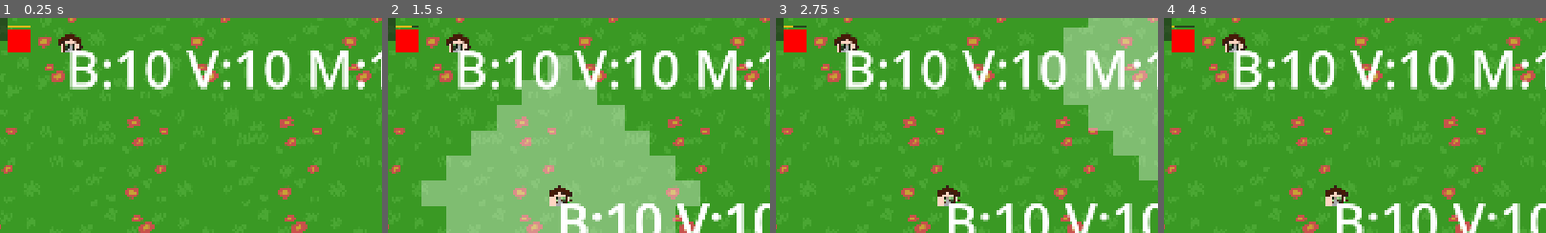
Above: before the commit, frames 1-4 (left to right).
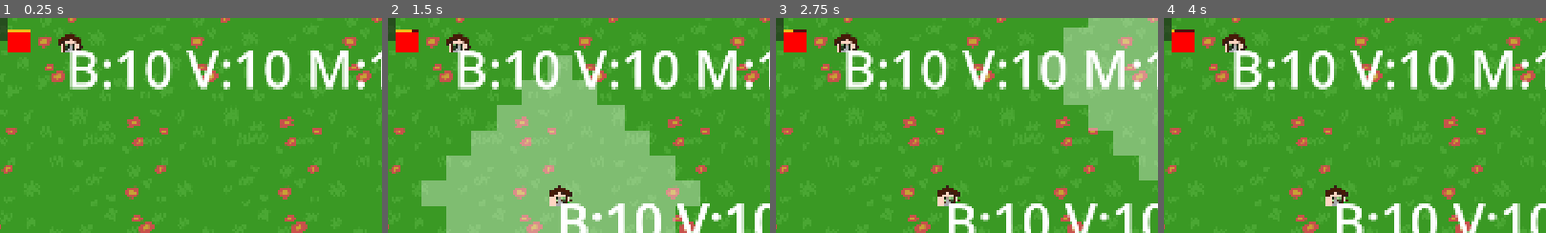
Above: after the commit, the same moments.

Repository: BigWing06/C3-Game-Jam-JARRN-Studios
Game: Godot game, scene res://scenes/RootGameScene/RootGameScene.tscn
The game is run twice, just before and just after one commit, with the same random seed, the same clock (stepped at 60 frames per second) and the same inputs. This scene is started directly instead of the project's main scene. Sound files missing from this copy of the repository are replaced by a short silence.
Inputs (mouse positions are % of the whole screen's width and height, from its top left):
- Up to frame 1 (0.25 s): no input
- Up to frame 2 (1.5 s): tap P at 0.5, 0.6, 1.25 s; move the mouse to (72, 45) at 0.52 s; click (72, 45) at 0.67 s; tap Space at 0.77 s; move the mouse to (30, 55) at 1.27 s; tap 1 at 1.35 s; click (30, 55) at 1.42 s
- Up to frame 3 (2.75 s): tap Space at 1.52 s; tap Enter at 2 s; move the mouse to (60, 28) at 2.02 s; tap 9 at 2.1 s; click (60, 28) at 2.17 s
- Up to frame 4 (4 s): tap Space at 2.75, 3.02, 3.77 s; move the mouse to (45, 70) at 2.77 s; tap P at 2.85, 3.5 s; click (45, 70) at 2.92 s; move the mouse to (80, 65) at 3.52 s; tap 1 at 3.6 s; click (80, 65) at 3.67 s
The pictures show only the part of the screen within x 9-59%, y 15-65%; the shares and areas given below are measured in that part.

The runs differ from the first frame. In frame 1, 0.1% of the frame differs, in the area x 2-8%, y 3-7%; in frame 2, 0.1%; in frame 3, 0.1%; in frame 4, 0.1%.

Commit message:
progress bars for houses and fix for nearest pantry

Diff:
--- a/pantry-planners/scenes/PlacementTileMap/PlacementTileMap.gd
+++ b/pantry-planners/scenes/PlacementTileMap/PlacementTileMap.gd
@@ -389,14 +389,17 @@
 	return tile.x >= 0 and tile.x < GRID_WIDTH \
 		and tile.y >= 0 and tile.y < GRID_HEIGHT
 
-func get_nearest_pantry(pos):
-	var pantries = get_tree().get_nodes_in_group("pantry")
-	var nearest
-	var nearest_dist = 100000000000000
-	for pantry in pantries:
-		if (nearest_dist > pos.distance_to(pantry.position)):
-			nearest = pantry
-			nearest_dist = pos.distance_to(pantry.position)
+## Returns the pantry node closest to the given grid tile, or null if none exist.
+## Converts the grid position to world space before comparing so distances are correct.
+func get_nearest_pantry(grid_pos: Vector2i) -> Node:
+	var world_pos  := map_to_local(grid_pos)
+	var nearest: Node = null
+	var nearest_dist  := INF
+	for pantry in get_tree().get_nodes_in_group("pantry"):
+		var dist := world_pos.distance_to(pantry.global_position)
+		if dist < nearest_dist:
+			nearest      = pantry
+			nearest_dist = dist
 	return nearest
 
 
--- a/pantry-planners/scenes/house/house.gd
+++ b/pantry-planners/scenes/house/house.gd
@@ -1,7 +1,5 @@
 extends Sprite2D
 
-# Default seconds between food requests for each house type.
-# Can be overridden per house in levels.json via the "delay" field.
 const DEFAULT_DELAYS := {
 	"low_need":  10.0,
 	"normal":     5.0,
@@ -9,39 +7,94 @@
 	"donator":    8.0,
 }
 
-const FOOD_TYPES   = ["bread", "veg", "meat"]
-const MAX_HEALTH  := 10
-const TRAVEL_SPEED := 0.5  # seconds per tile; kept for future use
+const FOOD_TYPES  = ["bread", "veg", "meat"]
+const MAX_HEALTH := 10
 
 signal died
 
-var house_type:  String     = "inactive"
-var needs:       Array      = []  # food types this house requests
-var donates:     Array      = []  # donor only: food types deposited at pantry
-var food_stock:  Dictionary = {}  # food_type -> amount on hand
-var health:      int        = MAX_HEALTH
-var delay:       float      = 5.0
+var house_type: String     = "inactive"
+var needs:      Array      = []
+var donates:    Array      = []
+var food_stock: Dictionary = {}
+var health:     int        = MAX_HEALTH
+var delay:      float      = 5.0
 
-var _tilemap:       TileMapLayer = null
-var _grid_pos:      Vector2i
-var _target_pantry: Node  = null
+var _tilemap:  TileMapLayer = null
+var _grid_pos: Vector2i
 
-# --- visual bar state -------------------------------------------------------
-var _health_bar_alpha:    float = 0.0  # 0 = hidden, 1 = fully visible
-var _request_progress:    float = 0.0  # 1 = just got food, 0 = request firing
-var _time_until_dispatch: float = 0.0  # countdown (seconds) to next request
-var _health_tween:        Tween = null
+var _request_bar:  ProgressBar = null
+var _health_bar:   ProgressBar = null
+var _health_tween: Tween       = null
+
+var _time_until_dispatch: float = 0.0
 
 
-# Called by PlacementTileMap after the house is placed.
-# config mirrors the house entry in levels.json, if empty dict = inactive.
+func _ready() -> void:
+	$food_amount_label.hide()
+	_setup_bars()
+
+
+# ProgressBars are direct children so they share the house node's local
+# coordinate space — the same math used in _draw() applies here.
+# bar.theme = Theme.new() strips Godot's default minimum-size enforcement.
+func _setup_bars() -> void:
+	var tex_w   := texture.get_size().x if texture else 256.0
+	var tex_h   := texture.get_size().y if texture else 256.0
+	var bar_h   := tex_w * 0.06
+	var bar_gap := bar_h * 0.4
+	var req_y   := -(tex_h * 0.5)
+	var hp_y    := req_y + bar_h + bar_gap
+
+	_request_bar = _make_bar(tex_w, bar_h, Color(0.95, 0.75, 0.10), Color(0.08, 0.08, 0.08, 0.75))
+	_request_bar.max_value = 1.0
+	_request_bar.value     = 0.0
+	_request_bar.position  = Vector2(-tex_w / 2.0, req_y)
+	add_child(_request_bar)
+
+	_health_bar = _make_bar(tex_w, bar_h, Color(0.25, 0.90, 0.35), Color(0.08, 0.08, 0.08, 0.75))
+	_health_bar.max_value  = MAX_HEALTH
+	_health_bar.value      = MAX_HEALTH
+	_health_bar.position   = Vector2(-tex_w / 2.0, hp_y)
+	_health_bar.modulate.a = 0.0
+	add_child(_health_bar)
+
+	_request_bar.hide()
+	_health_bar.hide()
+
+
+func _make_bar(width: float, height: float, fill_color: Color, bg_color: Color) -> ProgressBar:
+	var bar := ProgressBar.new()
+	bar.theme               = Theme.new()  # blank theme — no inherited minimum sizes
+	bar.custom_minimum_size = Vector2(width, height)
+	bar.size                = Vector2(width, height)
+	bar.show_percentage     = false
+
+	var fill_style := StyleBoxFlat.new()
+	fill_style.bg_color              = fill_color
+	fill_style.content_margin_left   = 0.0
+	fill_style.content_margin_right  = 0.0
+	fill_style.content_margin_top    = 0.0
+	fill_style.content_margin_bottom = 0.0
+	bar.add_theme_stylebox_override("fill", fill_style)
+
+	var bg_style := StyleBoxFlat.new()
+	bg_style.bg_color              = bg_color
+	bg_style.content_margin_left   = 0.0
+	bg_style.content_margin_right  = 0.0
+	bg_style.content_margin_top    = 0.0
+	bg_style.content_margin_bottom = 0.0
+	bar.add_theme_stylebox_override("background", bg_style)
+
+	return bar
+
+
 func setup(config: Dictionary, tilemap: TileMapLayer, grid_pos: Vector2i) -> void:
 	_tilemap  = tilemap
 	_grid_pos = grid_pos
 
 	if not config.has("type"):
 		house_type = "inactive"
-		modulate   = Color(0.5, 0.5, 0.5)  # grey placeholder
+		modulate   = Color(0.5, 0.5, 0.5)
 		return
 
 	house_type = config["type"]
@@ -49,26 +102,18 @@
 	donates    = config.get("donates", [])
 	delay      = config.get("delay",   DEFAULT_DELAYS.get(house_type, 5.0))
 
-	# starting_food is [bread_amt, veg_amt, meat_amt] — matches FOOD_TYPES order
 	var starting: Array = config.get("starting_food", [2, 2, 2])
 	for i in FOOD_TYPES.size():
 		food_stock[FOOD_TYPES[i]] = starting[i] if i < starting.size() else 2
 
-	update_target_pantry()
+	_request_bar.show()
+	_health_bar.show()
 	_start_demand_cycle()
 
 
-# Finds the nearest reachable pantry. Called on setup and when the grid changes.
-func update_target_pantry() -> void:
-	if house_type == "inactive" or _tilemap == null:
-		return
-	_target_pantry = _tilemap.get_nearest_pantry(_grid_pos)
-
-
 func _start_demand_cycle() -> void:
-	# Stagger houses so they don't all request food at the same moment.
 	var rand_offset := randf_range(0.0, delay)
-	_time_until_dispatch = rand_offset  # bar starts depleting right away
+	_time_until_dispatch = rand_offset
 	get_tree().create_timer(rand_offset).timeout.connect(func():
 		_take_food()
 		var recurring := Timer.new()
@@ -83,7 +128,6 @@
 func _take_food() -> void:
 	var result = _tilemap.get_nearest_pantry(_grid_pos)
 	if result == null:
-		print("taking damage")
 		_take_damage()
 		return
 
@@ -103,67 +147,34 @@
 				break
 
 	if got_food:
-		# request is satisfied. Resets delay for next request.
 		_time_until_dispatch = delay
-		_request_progress = 1.0
-		queue_redraw()
+		_request_bar.value   = 1.0
 	else:
 		_take_damage()
 
 
 func _take_damage() -> void:
 	health -= 1
-	_health_bar_alpha = 1.0
-	queue_redraw()
+	_health_bar.value      = health
+	_health_bar.modulate.a = 1.0
 
 	if health <= 0:
 		died.emit()
 		return
 
-	# Keep health bar visible for 2 s, then fade out over 1 s
 	if _health_tween:
 		_health_tween.kill()
 	_health_tween = create_tween()
 	_health_tween.tween_interval(2.0)
-	_health_tween.tween_method(
-		func(a: float): _health_bar_alpha = a; queue_redraw(),
-		1.0, 0.0, 1.0
-	)
+	_health_tween.tween_property(_health_bar, "modulate:a", 0.0, 1.0)
 
 
-# Deplete the request bar each frame while waiting for the next dispatch.
 func _process(delta: float) -> void:
 	if house_type == "inactive":
 		return
 	if _time_until_dispatch > 0.0:
 		_time_until_dispatch = max(0.0, _time_until_dispatch - delta)
-		_request_progress    = _time_until_dispatch / delay
-		queue_redraw()
-
-
-# Draw the request bar (always visible for active houses) and health bar (fades).
-# All coordinates are in local sprite space; at the default 0.25 node scale,
-# 256 local units = 64 screen pixels.
-func _draw() -> void:
-	if house_type == "inactive" or texture == null:
-		return
-
-	var tex_w := texture.get_size().x
-	var tex_h := texture.get_size().y
-	var bar_w := tex_w          # bar spans the full sprite width
-	var bar_h := 24.0           # at 0.25 scale → ~6 px on screen
-
-	# Request bar — sits just above the sprite top
-	var req_y := -(tex_h * 0.5) - bar_h - 12.0
-	draw_rect(Rect2(-bar_w / 2.0, req_y, bar_w, bar_h),                        Color(0.1, 0.1, 0.1, 0.65))
-	draw_rect(Rect2(-bar_w / 2.0, req_y, bar_w * _request_progress, bar_h),    Color(0.95, 0.78, 0.1, 0.9))
-
-	# Health bar, fades out when not damaged
-	if _health_bar_alpha > 0.01:
-		var hp_y   := req_y - bar_h - 8.0
-		var hp_pct := float(health) / float(MAX_HEALTH)
-		draw_rect(Rect2(-bar_w / 2.0, hp_y, bar_w, bar_h),                   Color(0.1, 0.1, 0.1, _health_bar_alpha * 0.65))
-		draw_rect(Rect2(-bar_w / 2.0, hp_y, bar_w * hp_pct, bar_h),          Color(0.15, 0.9, 0.25, _health_bar_alpha))
+		_request_bar.value   = _time_until_dispatch / delay
 
 
 func set_highlight(mode: String) -> void:
@@ -172,6 +183,5 @@
 		"none":     modulate = Color(1.0, 1.0, 1.0, 1.0)
 
 
-# Required by PlacementTileMap when converting a hover preview into a placed entity.
 func set_placement_mode(_mode: String) -> void:
 	pass
